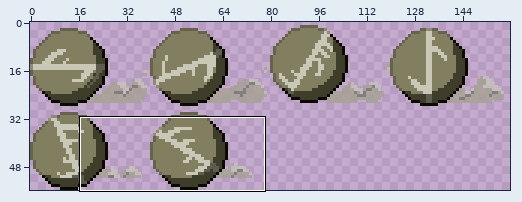
Edited in one commit: sprite sheet (Assets/Textures/boulder.png). Above, an overview of the earlier version with the close-up marked.
Close-up. The starting point:
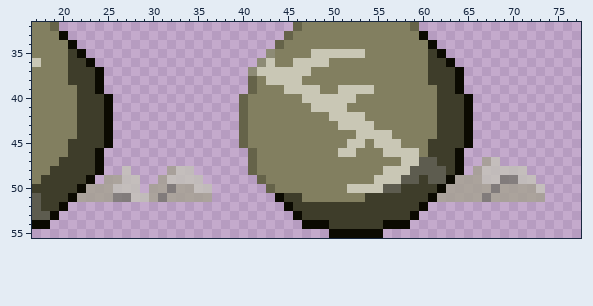
The file is 160x56 pixels. Colours within 5 levels of each other are drawn and written as one. Shown: x 17..77, y 32..55.
Now the later version:
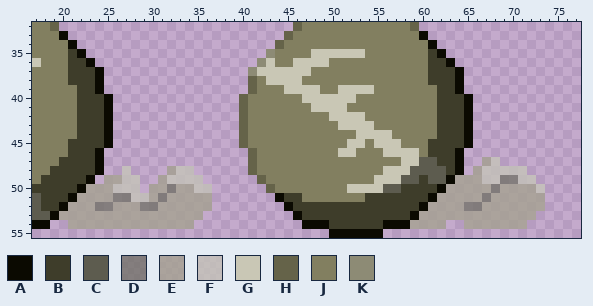
Palette (. is transparent): A #0b0a01  B #3e3d2a  C #5d5c4f  D #727268c7  E #a4a18fc7  F #c4c4b8c7  G #c9c7b5  H #656349  J #827f60  K #8d8b75
Diff:
@@ x 17..77 @@
 51 CBBBAEEEEDDFFEDEEEEE.......ABBJJJJJJJBBBBBBBAEEEEEDEEEEEE....
-52 CBBA........................ABBBBBBBBBBBBBBA.................
-53 CCA..........................ABBBBBBBBBBBBA..................
-54 AA............................AAABBBBBBAAA...................
+52 CBBAEEEDDEEEDDEEEEEE........ABBBBBBBBBBBBBBAEEEEDDEEEEEEE....
+53 CCAEEEEEEEEEEEEEEEE..........ABBBBBBBBBBBBAEEEEEEEEEEEEE.....
+54 AA..EEEEEEEEEEEEEE............AAABBBBBBAAAEEEE..EEEEEEE......
 55 .................................AAAAAA......................
